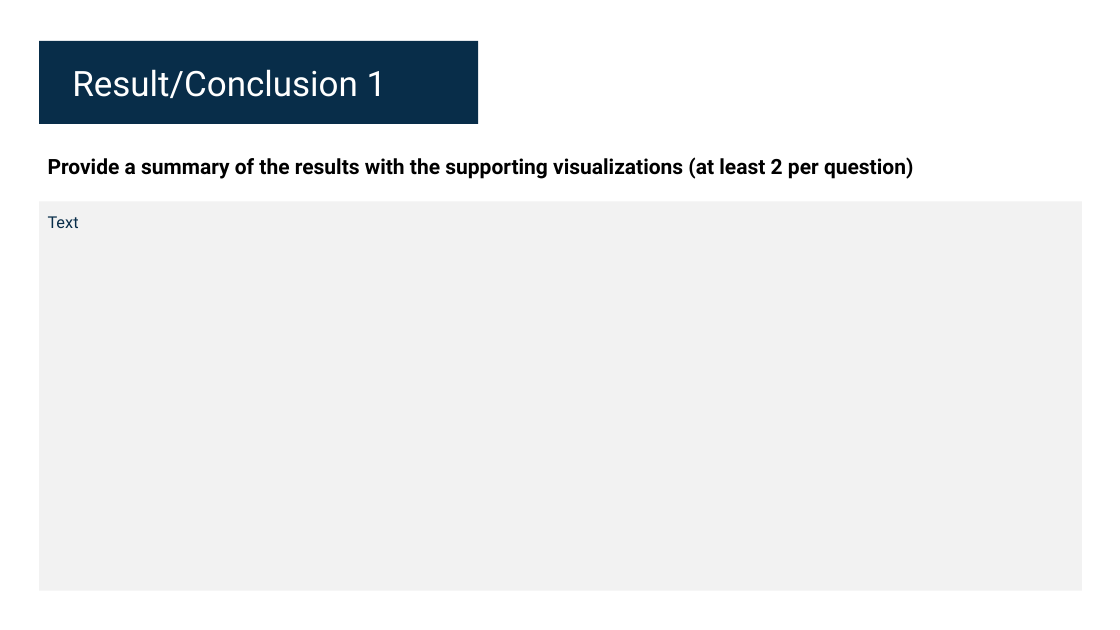
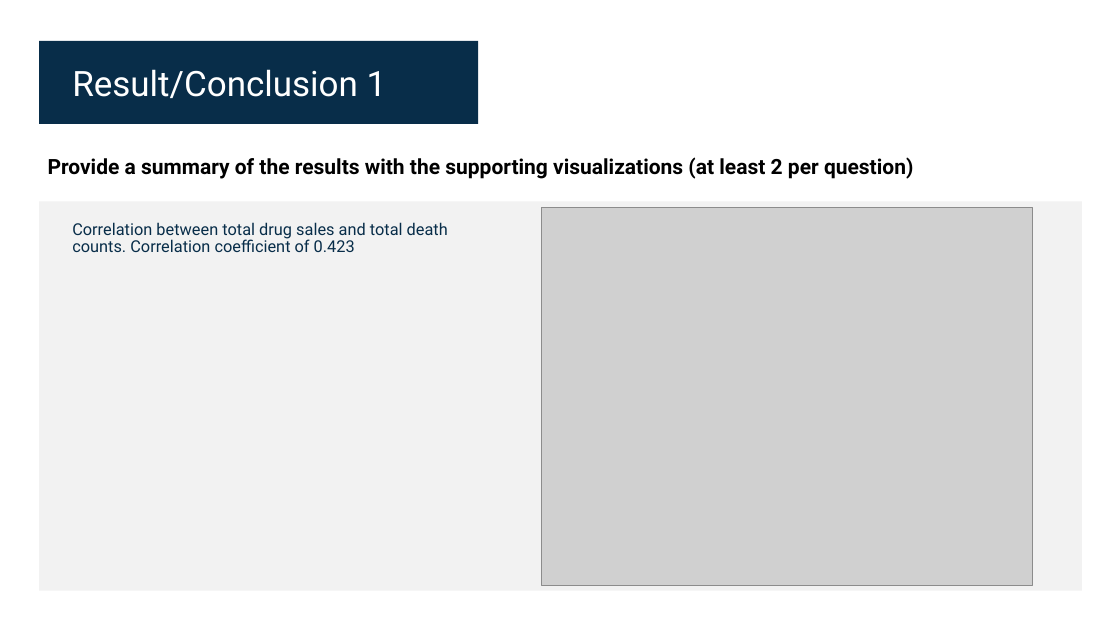
Before and after one commit to Birdfeathers/Project1--Healthcare_Devices, a slide deck: slide 6 of AI_Bootcamp_Project_1_Template - DRAFT FOR REVIEW 10.17.24.pptx. Drawn at 1120x630 pixels with LibreOffice and Linux fonts; fonts in the diff are those of the drawing; grey boxes stand for pictures. Boxes give left, top, right and bottom in pixels: in the first picture for what was removed or moved away, otherwise in the second. Text is boxed around its words. In the diff, an @@ line names an element or a change of style, - is before the commit and + after.

```diff
--- a/AI_Bootcamp_Project_1_Template - DRAFT FOR REVIEW 10.17.24.pptx
+++ b/AI_Bootcamp_Project_1_Template - DRAFT FOR REVIEW 10.17.24.pptx
@@ picture added at [542, 207, 1033, 585] @@
@@ text removed at [48, 216, 79, 228] @@
-Text
@@ text added at [72, 222, 448, 252], 14 pt, text #082D49 @@
+Correlation between total drug sales and total death counts. Correlation coefficient of 0.423
```
Also in this commit, not shown: 8 other slides changed, 4 slides added, 2 slides removed, 1 other file.
